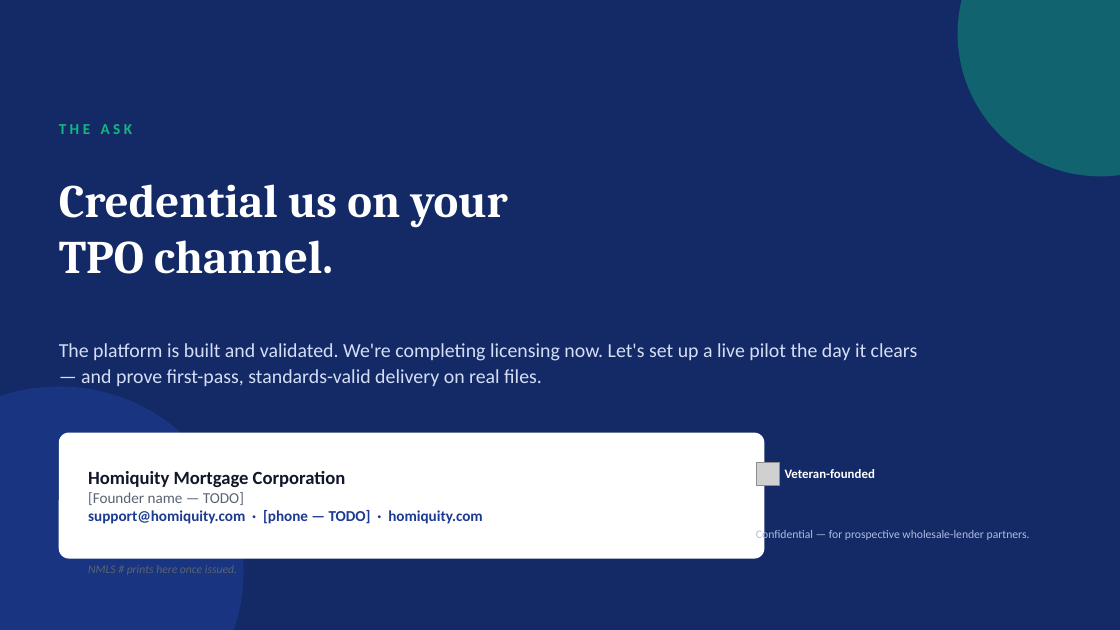
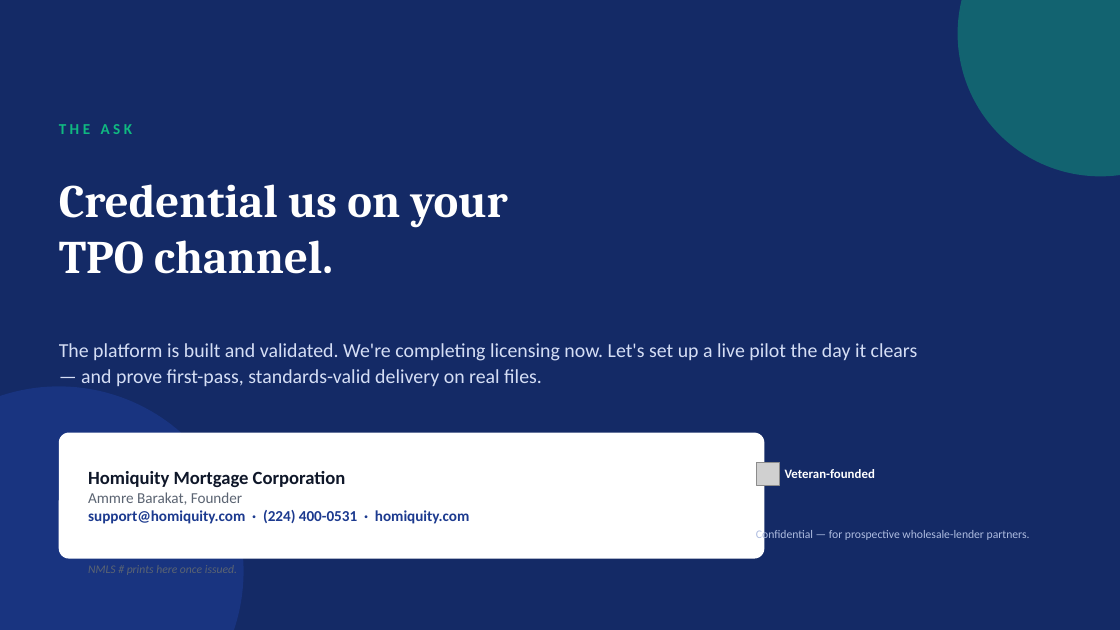
Before and after one commit to barakatammre84/Homiquity, a slide deck: slide 16 of demo/lender-demo/Homiquity_Lender_Demo.pptx. Drawn at 1120x630 pixels with LibreOffice and Linux fonts; fonts in the diff are those of the drawing; grey boxes stand for pictures. Boxes give left, top, right and bottom in pixels: in the first picture for what was removed or moved away, otherwise in the second. Text is boxed around its words. In the diff, an @@ line names an element or a change of style, - is before the commit and + after.

```diff
--- a/demo/lender-demo/Homiquity_Lender_Demo.pptx
+++ b/demo/lender-demo/Homiquity_Lender_Demo.pptx
@@ text at box(88, 492, 469, 524): text changed @@
-[Founder name — TODO]
-support@homiquity.com · [phone — TODO] · homiquity.com
+Ammre Barakat, Founder
+support@homiquity.com · (224) 400-0531 · homiquity.com
```
Also in this commit, not shown: 2 other files.
